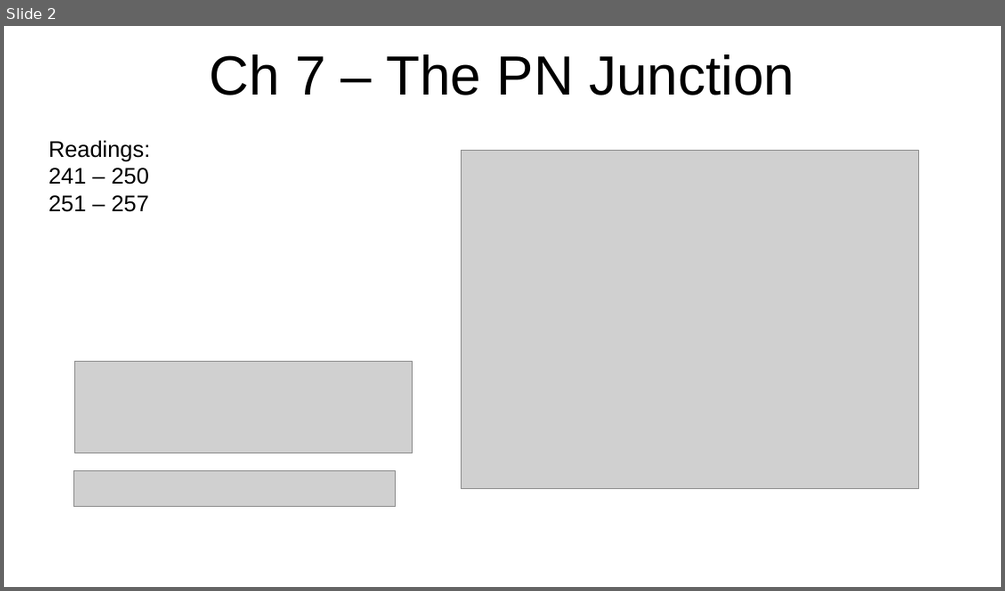
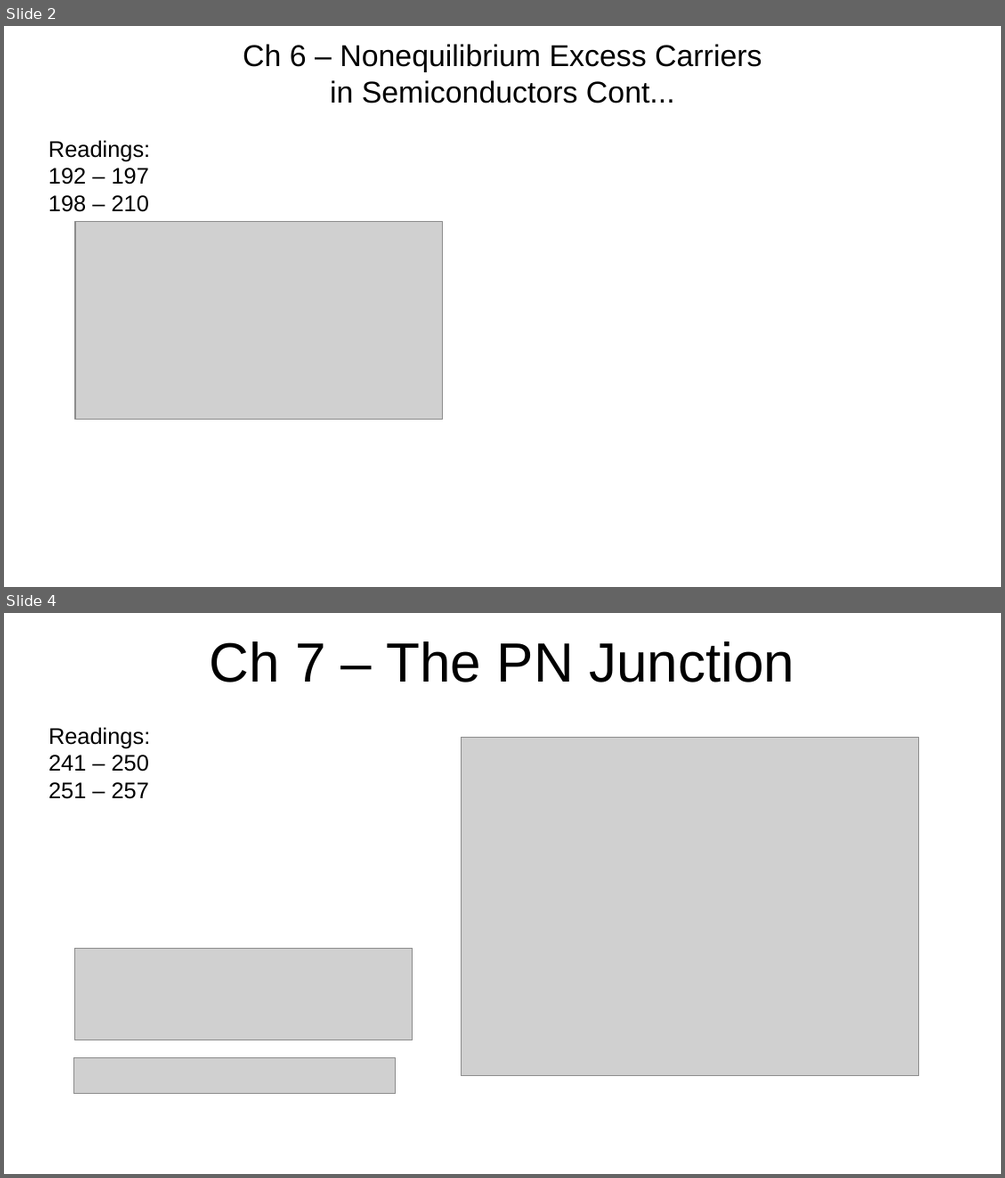
Before and after one commit to pilotingpete/eeo, a slide deck: eeo-331/eeo331-notes.odp. Shown one above the other, each under a label of ours: slide 2 before the commit, slides 2 and 4 after it; the slides between them are not shown. The pictures are 1005x591 and 1005x1178 pixels, drawn with LibreOffice and Linux fonts; fonts in the diff are those of the drawing; grey boxes stand for pictures. Boxes give left, top, right and bottom in pixels: in the first picture for what was removed or moved away, otherwise in the second. Text is boxed around its words. In the diff, an @@ line names an element or a change of style, - is before the commit and + after.

```diff
--- a/eeo-331/eeo331-notes.odp
+++ b/eeo-331/eeo331-notes.odp
@@ slide 2 added at [4, 26, 1001, 587], background #FFFFFF @@
@@ title added at [243, 44, 761, 103], 24 pt, text #000000 @@
+Ch 6 – Nonequilibrium Excess Carriers
+in Semiconductors Cont...
@@ text added at [48, 140, 150, 212], 18 pt, text #000000 @@
+Readings:
+192 – 197
+198 – 210
@@ picture added at [75, 223, 443, 419] @@
@@ what was slide 2 is now slide 4 @@
```
Also in this commit, not shown: 1 slide changed, 5 other slides added, 5 other files.
